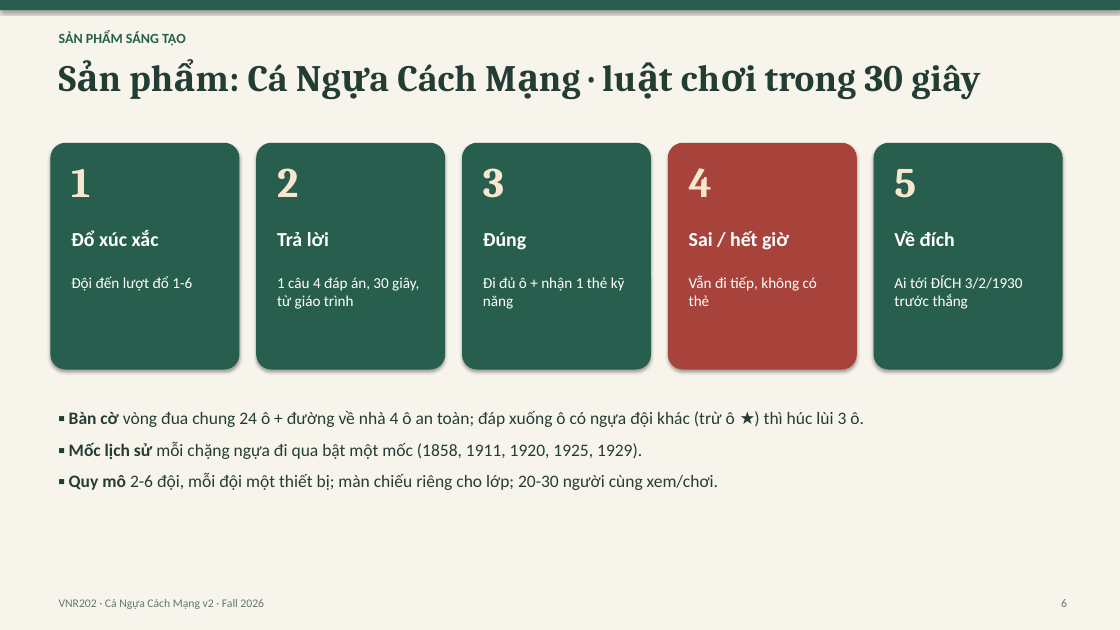
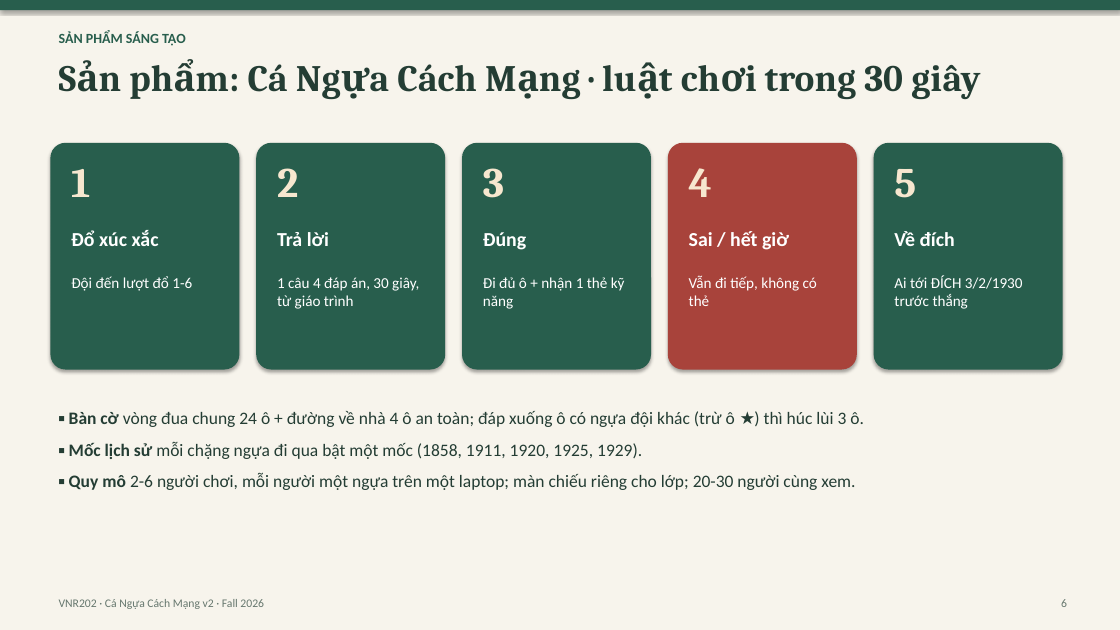
Before and after one commit to DatHoQuoc/VNR202, a slide deck: slide 6 of vnr-v2/slides/VNR202_CaNgua_Showcase_v2.pptx. Drawn at 1120x630 pixels with LibreOffice and Linux fonts; fonts in the diff are those of the drawing. Boxes give left, top, right and bottom in pixels: in the first picture for what was removed or moved away, otherwise in the second. Text is boxed around its words. In the diff, an @@ line names an element or a change of style, - is before the commit and + after.

```diff
--- a/vnr-v2/slides/VNR202_CaNgua_Showcase_v2.pptx
+++ b/vnr-v2/slides/VNR202_CaNgua_Showcase_v2.pptx
@@ text at (69, 473, 855, 490): text changed @@
-▪ Quy mô 2-6 đội, mỗi đội một thiết bị; màn chiếu riêng cho lớp; 20-30 người cùng xem/chơi.
+▪ Quy mô 2-6 người chơi, mỗi người một ngựa trên một laptop; màn chiếu riêng cho lớp; 20-30 người cùng xem.
```
Also in this commit, not shown: 3 other slides changed, 14 other files.
